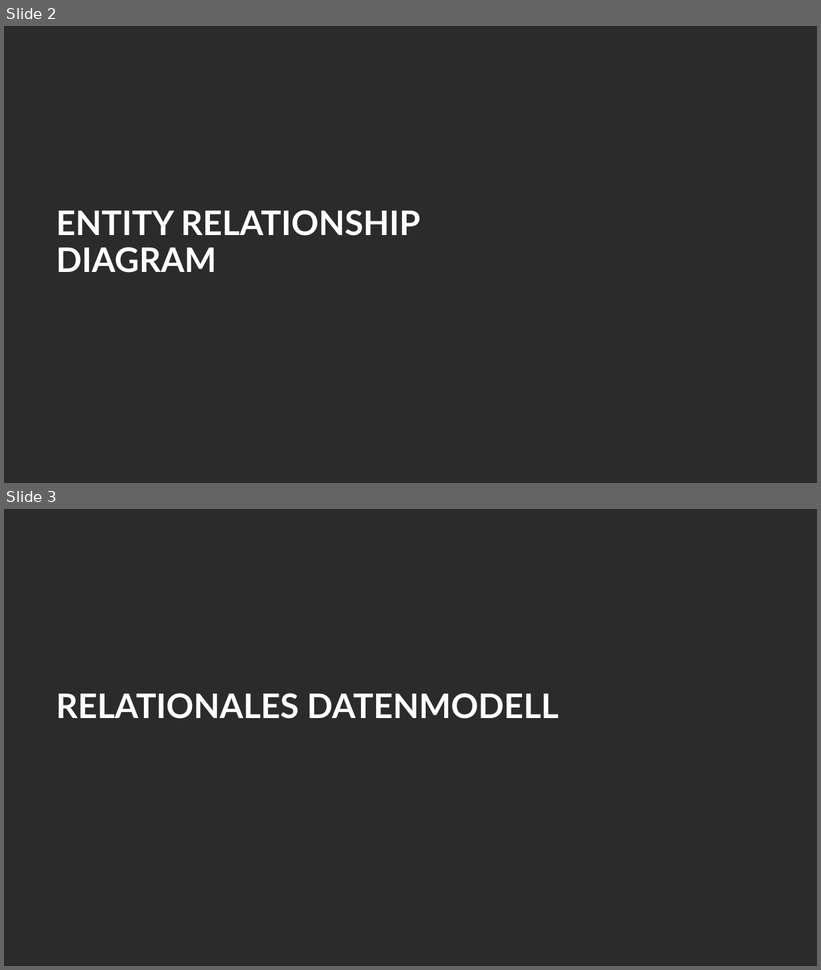
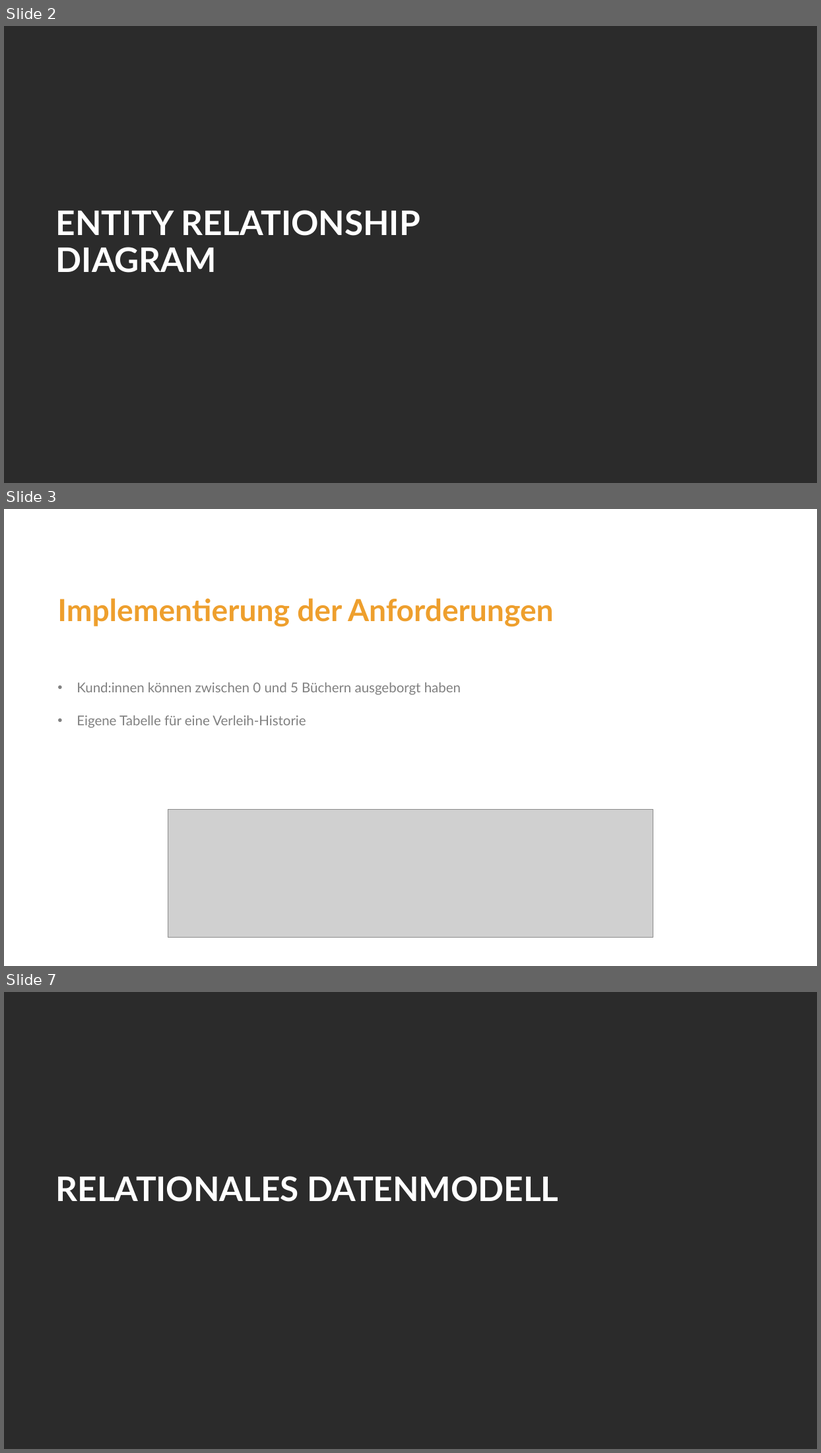
Before and after one commit to curarin/fh-sem2-db-project, a slide deck: requirements/pptx/2026-05-15-version-paul.pptx. Shown one above the other, each under a label of ours: slides 2 and 3 before the commit, slides 2, 3 and 7 after it; the slides between them are not shown. The pictures are 821x970 and 821x1453 pixels, drawn with LibreOffice and Linux fonts; fonts in the diff are those of the drawing; grey boxes stand for pictures; background and template pictures are left out; a plain dark background stands for a picture behind light text. Boxes give left, top, right and bottom in pixels: in the first picture for what was removed or moved away, otherwise in the second. Text is boxed around its words. In the diff, an @@ line names an element or a change of style, - is before the commit and + after.

```diff
--- a/requirements/pptx/2026-05-15-version-paul.pptx
+++ b/requirements/pptx/2026-05-15-version-paul.pptx
@@ slide 3 added at bbox=[4, 509, 817, 966], background #FFFFFF @@
@@ title added at bbox=[57, 598, 554, 626], 36 pt, text #EE9F2D, bold @@
+Implementierung der Anforderungen
@@ text added at bbox=[77, 683, 461, 728], 16 pt, text #808080 @@
+• Kund:innen können zwischen 0 und 5 Büchern ausgeborgt haben
+• Eigene Tabelle für eine Verleih-Historie
@@ picture added at bbox=[168, 810, 652, 938] @@
@@ what was slide 3 is now slide 7 @@
```
Also in this commit, not shown: 3 other slides added, 1 other file.
